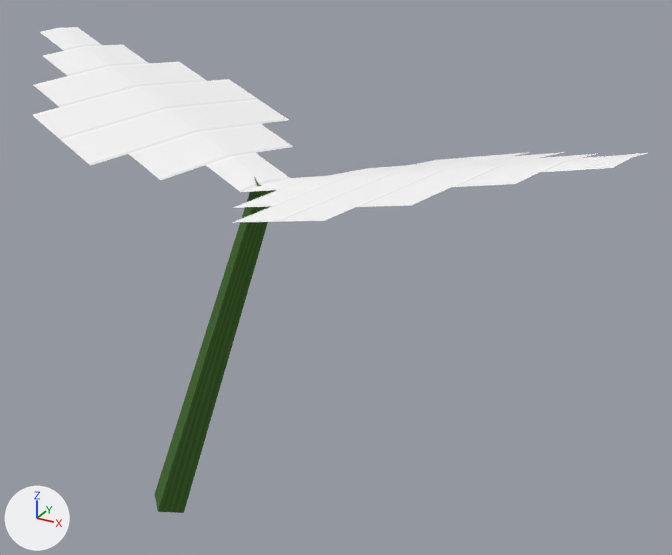
A saved change to the OBJ model src/main/resources/assets/stonedew/models/block/plants/plant_0_1_0_lod.obj.
One viewpoint serves both versions: a 50 mm lens placed at (0.673, -0.698, 0.195), pointed at (0.546, -0.468, 0.08). Lighting does not change. The marker at lower left points along +X, +Y and +Z. The picture after the commit comes second. Where no turn or scale is listed for an object, it has been applied to the vertices.

The older version as bpy lines, for what is in view:
```python
mat_leaf = principled_material('leaf')
mat_leaf.texture = img_leaf_surface
mat_leaf.roughness = 1.0
mat_leaf_shade = principled_material('leaf_shade')
mat_leaf_shade.texture = img_leaf_surface
mat_leaf_shade.roughness = 1.0
me_model = bpy.data.meshes.new('model')
me_model.from_pydata(...)  # 73 vertices, 32 faces; spans x 0.422..0.641, y -0.537..-0.427, z -0.002..0.144
# faces by material slot: [4, 14, 14]
me_model.materials.append(mat_stem)  # picture img_plant_stem
me_model.materials.append(mat_leaf)  # picture img_leaf_surface
me_model.materials.append(mat_leaf_shade)  # picture img_leaf_surface
ob_model = bpy.data.objects.new('model', me_model)
ob_model.location = (0.0, 0.0, 0.0)
```
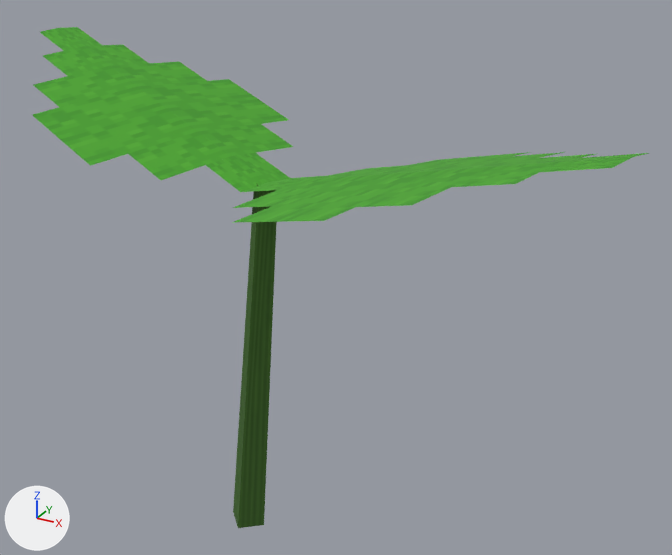
The newer file is also turned or shifted as a whole; pictures and numbers use the older file's frame.

What changed in the scene script:
```text
Add img_plant_leaf:
    img_plant_leaf = load_image('plant_leaf', '../../../textures/block/plant_leaf.png', 32, 32, 'sRGB')
Change mat_leaf:
    mat_leaf.texture: img_leaf_surface -> img_plant_leaf
Change mat_leaf_shade:
    mat_leaf_shade.texture: img_leaf_surface -> img_plant_leaf
Change me_model:
    used by ob_model
    remove me_model.from_pydata(...)  # 73 vertices, 32 faces; spans x 0.422..0.641, y -0.537..-0.427, z -0.002..0.144
    add me_model.from_pydata(...)  # 73 vertices, 32 faces; spans x 0.422..0.641, y -0.537..-0.427, z -0.007..0.144
    me_model part 1: the loose piece of 8 vertices spanning x 0.494..0.535, y -0.506..-0.478, z -0.002..0.114 is multiplied about its middle by the matrix ((0.989, 0.008, -0.203), (-0.03, 1.004, -0.107), (0.201, 0.11, 0.984)), then moved by (0.012, 0.006, -0.003)
```

Location of each change, [x1, y1, x2, y2] in pixels of the pictures (672 x 555 px; the box of a moved part takes in the faces that stretch with it):
'model', surface changed, reshaped (white to green)
    before: [33, 27, 649, 513]
    after: [33, 27, 649, 528]
part 1 of me_model, moved or reshaped
    before: [155, 177, 276, 513]
    after: [233, 184, 277, 528]
